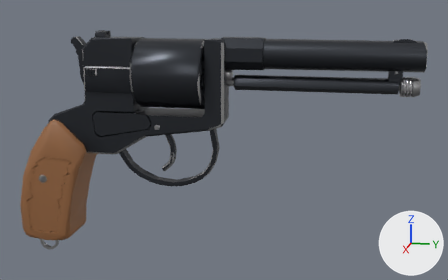
Two versions of the glTF model assets/models/guns/nagant_lod1.glb, one commit apart.
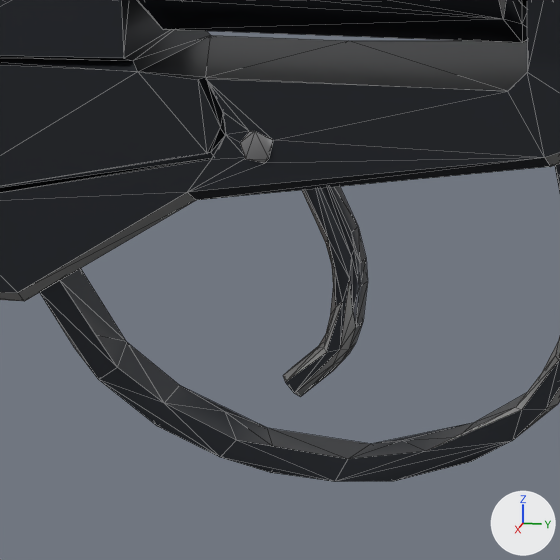
The first picture shows the older version from a camera (50 mm lens) standing at (0.345, 0.138, 0.11) and looking at (-0.003, 0.068, 0.023). The close-ups show the older and then the newer version on the part from 25% to 47% of the width and 36% to 71% of the height of that picture. Only the edits that show in the close-ups are written down. Every picture has the same lights, and +X, +Y and +Z are marked at lower right. The close-ups show mesh edges as thin lines. Vertices at exactly the same position are counted once.

In view in the first close-up: 'Blued', 'Steel', 'Worn'.
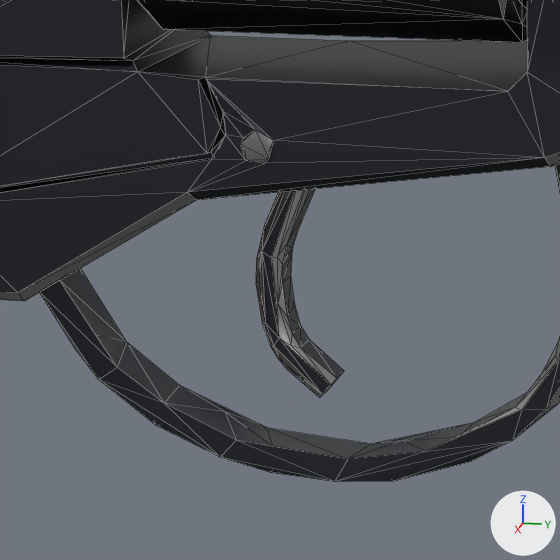
Pixel boxes [x1, y1, x2, y2] of what changed, in the close-ups (560 x 560 px; the box of a moved part takes in the faces that stretch with it):
```json
{"object": "Steel", "change": "reshaped", "before": [240, 131, 273, 163], "after": [240, 130, 273, 163]}
{"part": 1, "of": "me_blued", "change": "moved or reshaped", "before": [207, 81, 368, 393], "after": [207, 81, 344, 395]}
{"part": 2, "of": "me_steel", "change": "moved or reshaped", "before": [240, 131, 267, 163], "after": [240, 130, 267, 163]}
{"part": 3, "of": "me_worn", "change": "rebuilt", "before": [283, 190, 342, 382], "after": [256, 189, 337, 384], "on screen": "37% wider"}
{"part": 4, "of": "me_worn", "change": "deleted", "before": [295, 282, 356, 397]}
{"part": 5, "of": "me_worn", "change": "moved or reshaped", "after": [270, 189, 322, 397], "on screen": "not visible before"}
```

Edits to the scene script, one JSON object a line:
```json
{"block": "me_blued", "where": "# used by ob_blued; location = (0.0, 0.0, 0.0)"}
{"op": "remove", "block": "me_blued", "code": "me_blued.from_pydata(...)  # 831 vertices, 1434 faces; spans x -0.02..0.02, y -0.036..0.178, z -0.006..0.086"}
{"op": "add", "block": "me_blued", "code": "me_blued.from_pydata(...)  # 830 vertices, 1430 faces; spans x -0.02..0.02, y -0.036..0.178, z -0.006..0.086"}
{"block": "me_blued", "change": "me_blued part 1: 17 vertices moved from x -0.002..0.002, y 0.033..0.038, z 0.008..0.028 to x -0.002..0.002, y 0.03..0.036, z 0.005..0.029; 46 vertices removed from x -0.002..0.011, y 0.03..0.04, z 0.003..0.034; 47 vertices added at x -0.002..0.012, y 0.028..0.037, z 0.003..0.034"}
{"block": "me_blued", "change": "other edits to the shape of me_blued do not show in these pictures"}
{"block": "me_steel", "where": "# used by ob_steel; location = (0.0, 0.0, 0.0)"}
{"op": "remove", "block": "me_steel", "code": "me_steel.from_pydata(...)  # 363 vertices, 629 faces; spans x -0.015..0.015, y -0.052..0.176, z -0.055..0.069"}
{"op": "add", "block": "me_steel", "code": "me_steel.from_pydata(...)  # 362 vertices, 627 faces; spans x -0.015..0.015, y -0.052..0.176, z -0.055..0.069"}
{"block": "me_steel", "change": "me_steel part 2"}
{"block": "me_steel", "change": "3 vertices are removed from x 0.011..0.012, y 0.03..0.031, z 0.031..0.034"}
{"block": "me_steel", "change": "7 faces are deleted"}
{"block": "me_steel", "change": "2 vertices are added at (0.011, 0.03, 0.033), (0.012, 0.03, 0.032)"}
{"block": "me_steel", "change": "5 new faces join them"}
{"block": "me_worn", "where": "# used by ob_worn; location = (0.0, 0.0, 0.0)"}
{"op": "remove", "block": "me_worn", "code": "me_worn.from_pydata(...)  # 260 vertices, 187 faces; spans x -0.02..0.02, y -0.019..0.178, z -0.003..0.085"}
{"op": "add", "block": "me_worn", "code": "me_worn.from_pydata(...)  # 266 vertices, 195 faces; spans x -0.02..0.02, y -0.019..0.178, z -0.003..0.085"}
{"block": "me_worn", "change": "me_worn part 3: the loose piece of 15 vertices spanning x 0.002, y 0.031..0.038, z 0.005..0.027 is rebuilt with 27 vertices and now spans x 0.001..0.002, y 0.028..0.037, z 0.005..0.029"}
{"block": "me_worn", "change": "me_worn part 4: the loose piece of 10 vertices spanning x 0.002, y 0.032..0.039, z 0.003..0.016 is deleted"}
{"block": "me_worn", "change": "me_worn part 5: 3 vertices moved from x -0.002, y 0.033..0.037, z 0.018..0.028 to x -0.002..-0.001, y 0.033..0.035, z 0.027..0.028; 15 vertices removed from x -0.002..-0.001, y 0.033..0.039, z 0.003..0.029; 20 vertices added at x -0.002..0.002, y 0.029..0.036, z 0.003..0.029"}
{"block": "me_worn", "change": "other edits to the shape of me_worn do not show in these pictures"}
```
